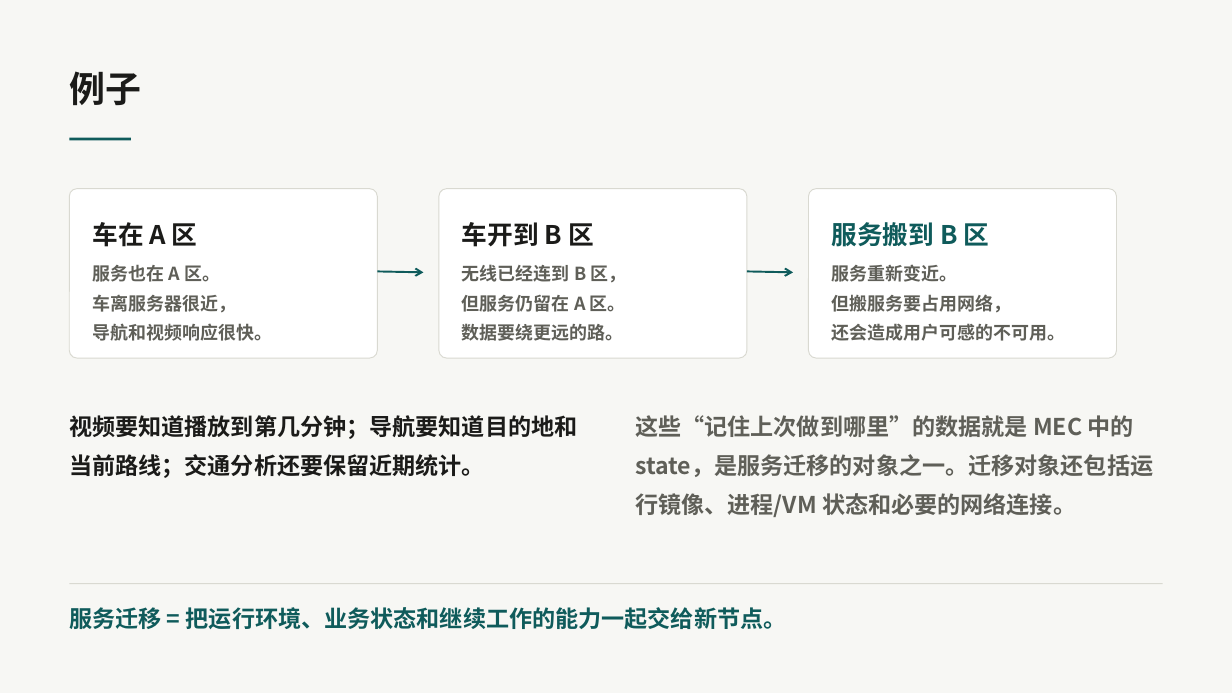
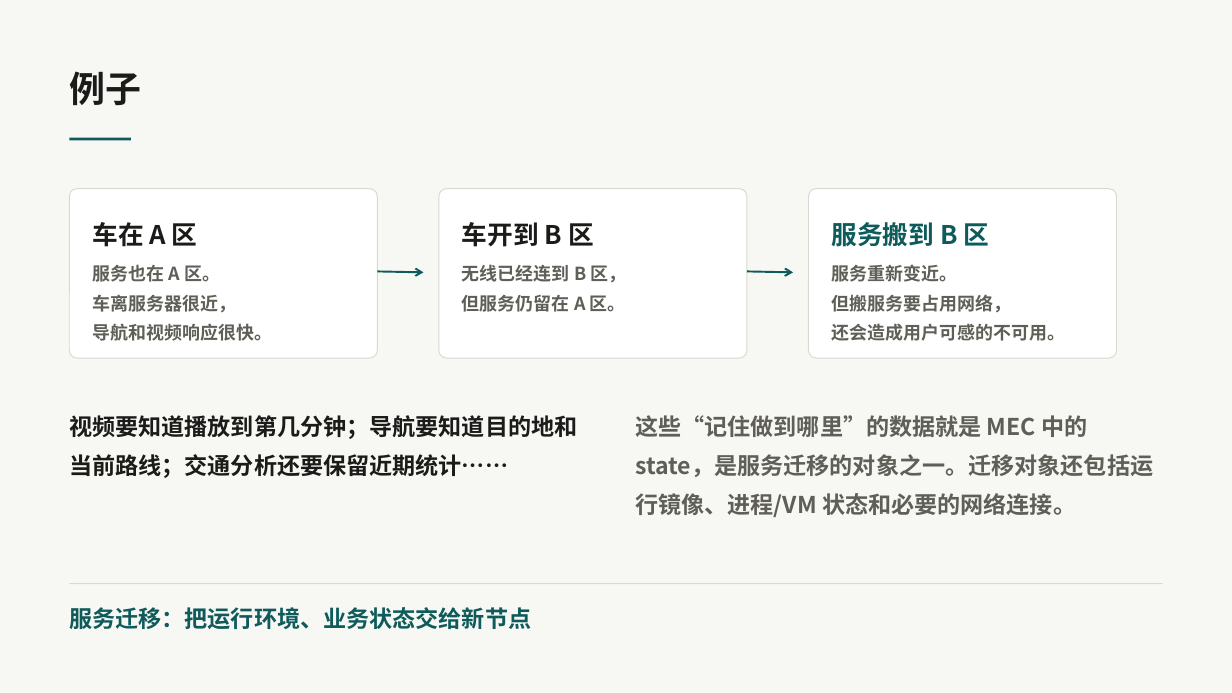
Before and after one commit to KaguraNia/MyEdgeSimPy, a slide deck: slide 3 of output/presentation/移动服务状态迁移.pptx. Drawn at 1232x693 pixels with LibreOffice and Linux fonts; fonts in the diff are those of the drawing. Boxes give left, top, right and bottom in pixels: in the first picture for what was removed or moved away, otherwise in the second. Text is boxed around its words. In the diff, an @@ line names an element or a change of style, - is before the commit and + after.

```diff
--- a/output/presentation/移动服务状态迁移.pptx
+++ b/output/presentation/移动服务状态迁移.pptx
@@ text at [462,323,624,341]: paragraph removed @@
-数据要绕更远的路。
@@ text at [69,415,577,478]: text changed @@
-视频要知道播放到第几分钟；导航要知道目的地和当前路线；交通分析还要保留近期统计。
+视频要知道播放到第几分钟；导航要知道目的地和当前路线；交通分析还要保留近期统计……
@@ text at [635,415,1153,517]: text changed @@
-这些“记住上次做到哪里”的数据就是 MEC 中的 state，是服务迁移的对象之一。迁移对象还包括运行镜像、进程/VM 状态和必要的网络连接。
+这些“记住做到哪里”的数据就是 MEC 中的 state，是服务迁移的对象之一。迁移对象还包括运行镜像、进程/VM 状态和必要的网络连接。
@@ text at [69,607,531,629]: text changed @@
-服务迁移 = 把运行环境、业务状态和继续工作的能力一起交给新节点。
+服务迁移：把运行环境、业务状态交给新节点
```
Also in this commit, not shown: 15 other slides changed, 2 slides added, 2 slides removed, 23 other files.
